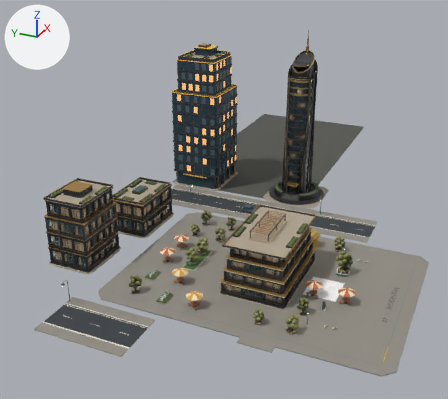
Before and after pictures for a commit that changed the glTF model apps/web/public/nexciv-walk/northeast-garden-residences.glb.
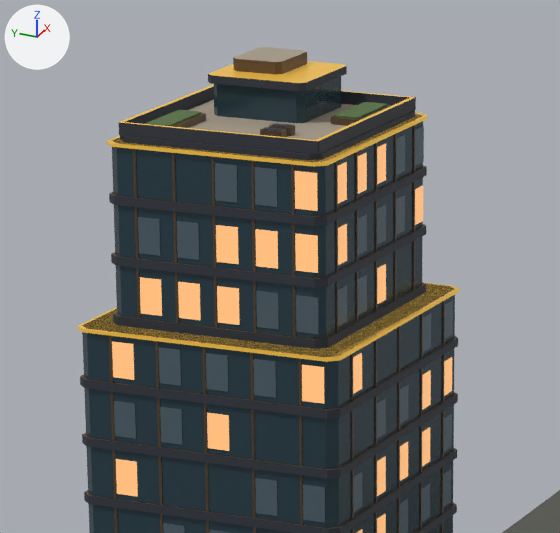
The first picture shows the older version from a 50 mm camera at (-17.9, 25.5, 73.3) aimed at (119.5, 87.3, 4.6). The close-ups show the older and then the newer version on the part from 35% to 57% of the width and 9% to 32% of the height of that picture. Only the edits that show in the close-ups are written down. The lights are fixed; the arrows at upper left show +X, +Y and +Z. Where no turn or scale is listed for an object, it has been applied to the vertices. Vertices at exactly the same position are counted once.

Script lines for the objects in view, before the commit:
```python
ob_nexciv_city = bpy.data.objects.new('NEXCIV city', me_civrum_module_green_verge_01_001)
ob_nexciv_city.location = (95.0, 83.0, 0.17)
ob_nexciv_terrain = bpy.data.objects.new('NEXCIV terrain', me_plane)
ob_nexciv_terrain.location = (173.0, 90.5, -0.01)
```
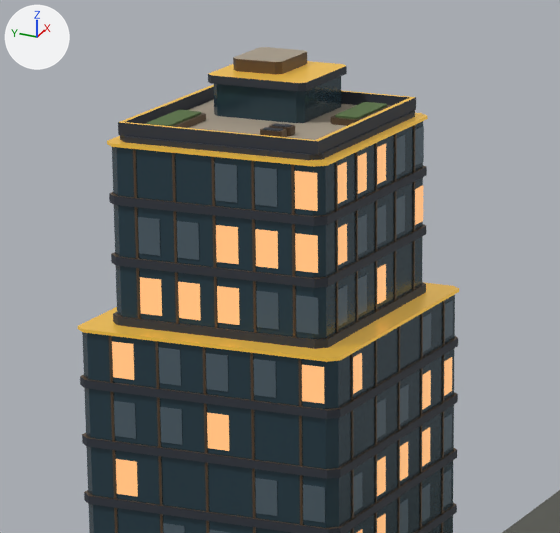
Changed parts and their boxes (x1, y1, x2, y2) in the close-ups (560 x 533 px; the box of a moved part takes in the faces that stretch with it):
part 1 of me_civrum_module_green_verge_01_001, moved or reshaped: before (112, 84, 423, 216); after (112, 121, 423, 216)
part 2 of me_civrum_module_green_verge_01_001, moved or reshaped: before (82, 283, 455, 409); after (82, 295, 455, 409)

The change, as a diff of the scene's bpy script:
```diff
--- a/apps/web/public/nexciv-walk/northeast-garden-residences.glb.py
+++ b/apps/web/public/nexciv-walk/northeast-garden-residences.glb.py
@@ me_civrum_module_green_verge_01_001 @@
 # used by ob_nexciv_city; location = (95.0, 83.0, 0.17)
-me_civrum_module_green_verge_01_001.from_pydata(...)  # 25634 vertices, 48447 faces; spans x -28.5..54.2, y -37.9..30.8, z -0.2..39.8
+me_civrum_module_green_verge_01_001.from_pydata(...)  # 25618 vertices, 48423 faces; spans x -28.5..54.2, y -37.9..30.8, z -0.2..39.8
+# me_civrum_module_green_verge_01_001 part 1
+# 32 vertices are removed from x 40.3..51.9, y 14.6..25.4, z 37.1..37.7
+# 48 faces are deleted
+# 88 vertices in x 39.8..52.4, y 14.2..25.8, z 36.8 move by (0.0, 0.0, -0.1)
+# me_civrum_module_green_verge_01_001 part 2
+# 88 vertices in x 38.4..53.8, y 12.9..27.1, z 27.8 move by (0.0, 0.0, -0.1)
+# other edits to the shape of me_civrum_module_green_verge_01_001 do not show in these pictures
 me_civrum_module_green_verge_01_001.materials.append(mat_mat_concrete_gray_001)
```
